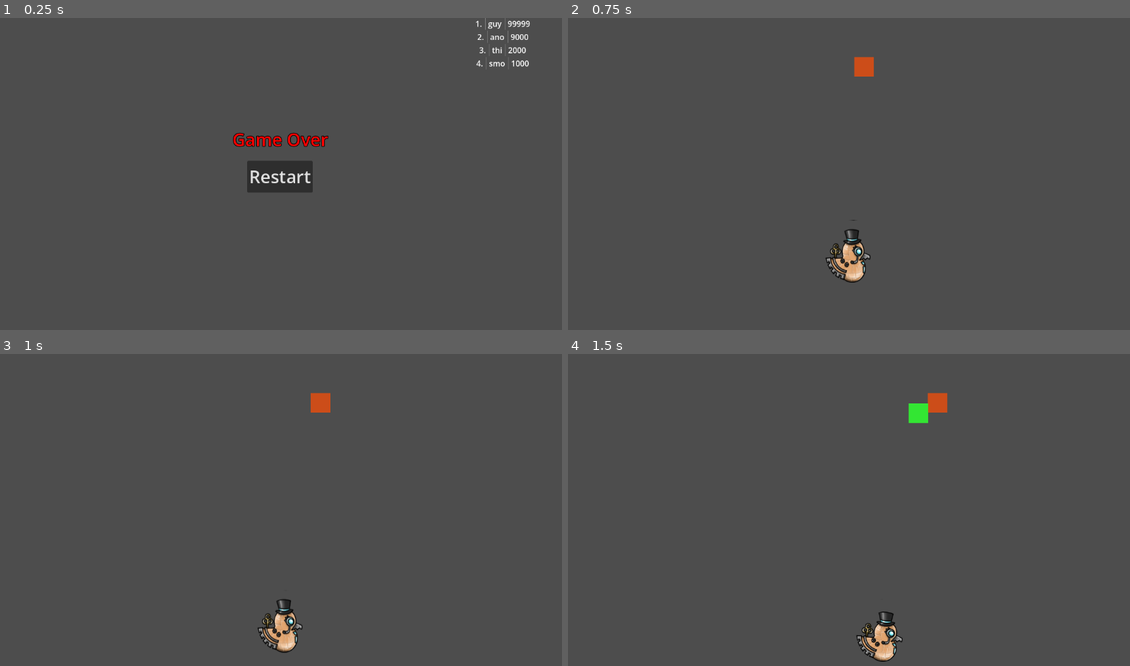
Above: before the commit, frames 1-4 (two rows, left to right).
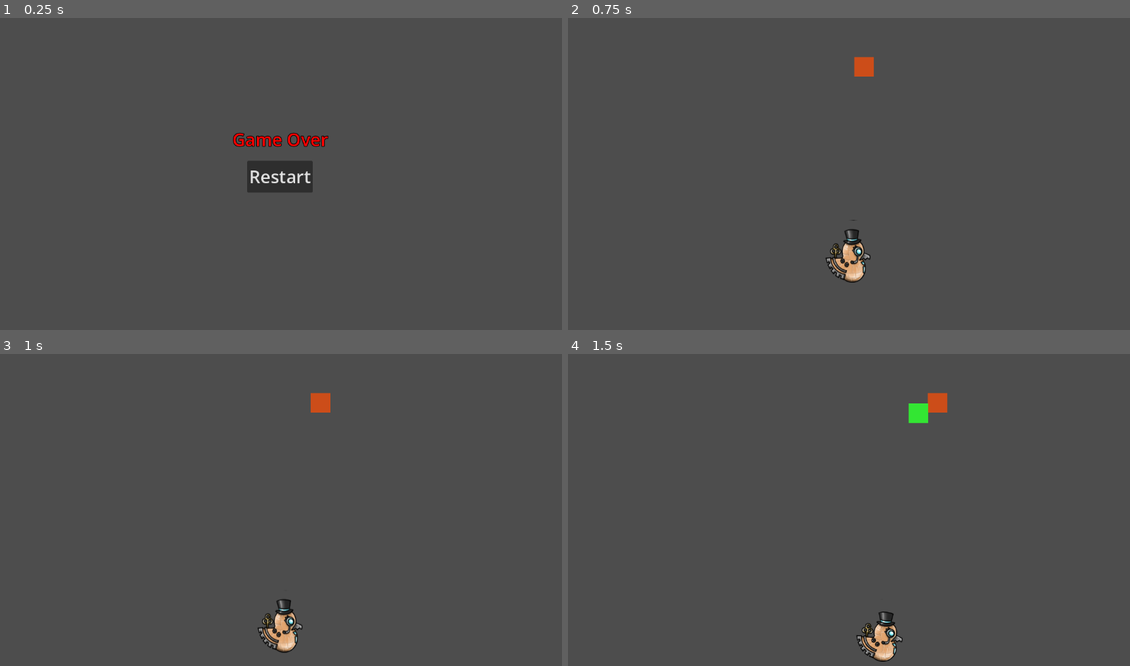
Above: after the commit, the same moments.

Repository: Lubachmann/CDGJ2026
Game: Godot game, scene res://scene/GameOver.tscn
The game is run twice, just before and just after one commit, with the same random seed, the same clock (stepped at 60 frames per second) and the same inputs. This scene is started directly instead of the project's main scene.
Inputs:
- Up to frame 1 (0.25 s): no input
- Up to frame 2 (0.75 s): click "Restart" at 0.5 s
- Up to frame 3 (1 s): no input
- Up to frame 4 (1.5 s): tap Enter (ui_accept) at 1.25 s; hold D (right) from 1.28 s (still down)

The runs differ from the first frame. In frame 1, 0.3% of the frame differs, in the area x 84-95%, y 0-17%; in frame 2, nothing differs; in frame 3, nothing differs; in frame 4, nothing differs.
Error after the commit: Invalid type in function 'SaveScoreToFile' in base 'Control (game_over.gd)'. The array of argument 1 (Array) does not have the same element type as the expecte…

Commit message:
Added Persistant Score files
and functions to read and write to the file

Diff:
--- a/scribt/CharacterMovement.gd
+++ b/scribt/CharacterMovement.gd
@@ -67,7 +67,7 @@
 	jumpMultiplier = newJumpMultiplier
 
 func DamageTaken():
-	add_child(gameoverScene.instantiate())
+	get_parent().add_child(gameoverScene.instantiate())
 
 func PickupGoalToken():
 	print("Yippee")
--- a/scribt/game_over.gd
+++ b/scribt/game_over.gd
@@ -10,20 +10,44 @@
 var BaseHbox
 var ScoreBoardRoot
 
+func ReadScoreFromFile():
+	var file = FileAccess.open("user://highscores.json", FileAccess.READ)
+	if file == null:
+		push_error("Failed to open file")
+		return []
+
+	var json_string = file.get_as_text()
+	file.close()
+
+	var json = JSON.new()
+	var result = json.parse(json_string)
+
+	if result != OK:
+		push_error("JSON parse error")
+		return []
+
+	return json.data
+
+func SaveScoreToFile(data: Array[Dictionary]):
+	var existingData: Array[Dictionary] = ReadScoreFromFile()
+	existingData.append_array(data)
+
+	var file = FileAccess.open("user://highscores.json", FileAccess.WRITE)
+	file.store_string(JSON.stringify(existingData, "\t"))
+	file.close()
+
 func _on_visibility_changed() -> void:
 	BaseHbox = preload("res://scene/HighscoreEntrie.tscn")
 	ScoreBoardRoot = $VBoxContainer
-	var sortedScore = QuickSortScoreList(dummyData)
+	SaveScoreToFile(dummyData)
+	var sortedScore = QuickSortScoreList(ReadScoreFromFile())
 
 	for i in range(sortedScore.size()):
 		var tempBox = BaseHbox.instantiate()
 		ScoreBoardRoot.add_child(tempBox)
 		ScoreBoardRoot.get_child(i).get_child(0).text = str(i + 1)+"."
 		ScoreBoardRoot.get_child(i).get_child(2).text = sortedScore[i]["name"]
-		ScoreBoardRoot.get_child(i).get_child(4).text = str(sortedScore[i]["score"])
-
-	#BaseHbox.queue_free()
-
+		ScoreBoardRoot.get_child(i).get_child(4).text = str(int(sortedScore[i]["score"]))
 
 func QuickSortScoreList(list: Array) -> Array:
 	if list.size() <= 1:
